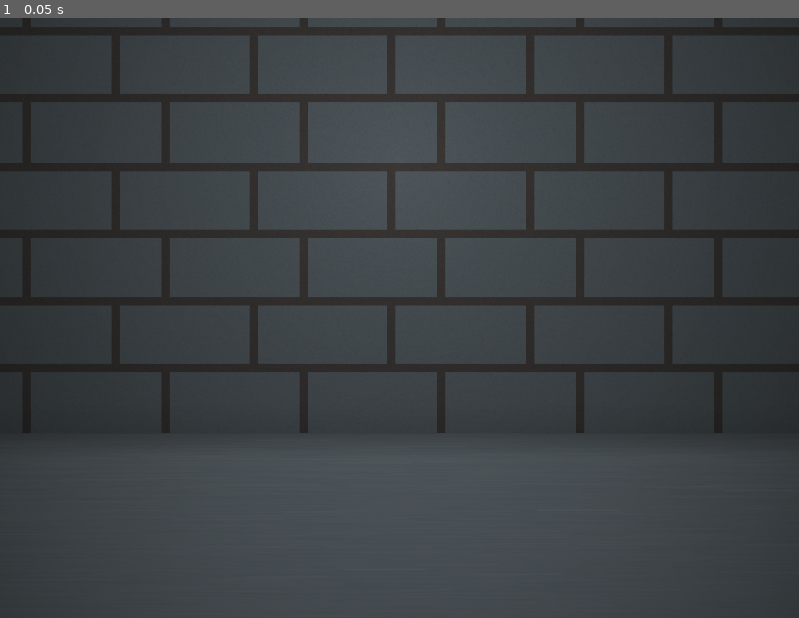
Above: before the commit, frame 1.
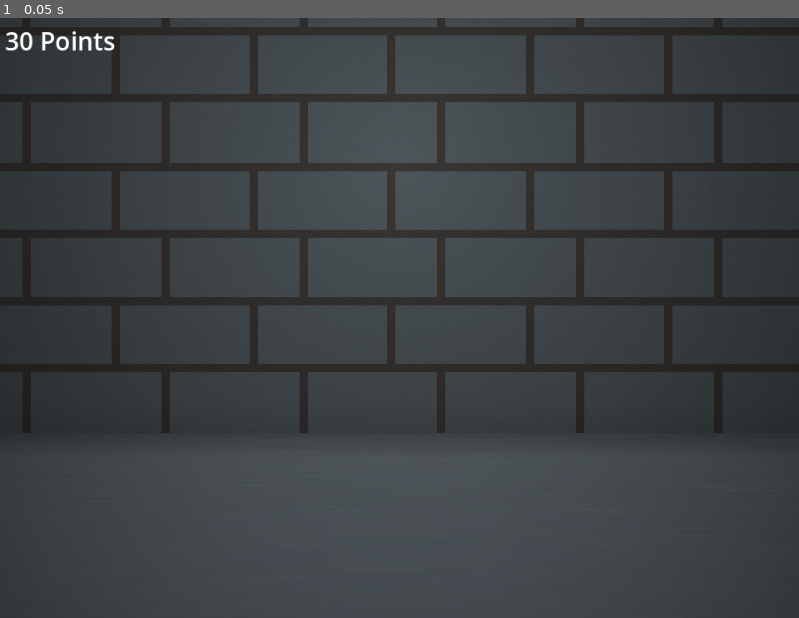
Above: after the commit, the same moment.

Repository: DasParijat/Das-GameJamSpring2025
Game: Godot game, scene res://Game Scenes/game.tscn
Same seed, same stepped clock (60 frames per second), same inputs: the game is played once before the commit and once after it.
Inputs:
- Up to frame 1 (0.05 s): no input

The runs differ from the first frame. In frame 1, 0.2% of the frame differs, in the area x 0-15%, y 2-6%.

Commit message:
Putting global stuff in Game

Diff:
--- a/Game Scenes/door.gd
+++ b/Game Scenes/door.gd
@@ -25,7 +25,7 @@
 			cost.text = ""
 		else:
 			return
-	GRH.emit_signal("door_entered")
+	GRH.emit_signal("door_entered", door)
 
 func _on_door_entered() -> void:
 	button.disabled = true
--- a/Game Scenes/game.gd
+++ b/Game Scenes/game.gd
@@ -12,10 +12,15 @@
 ]
 
 func _ready() -> void:
+	GRH.connect("door_entered", Callable(self, "_on_door_entered"))
 	randomize()
 
 	generate_rooms(8)
 	generate_doors()
+
+	GRH.points = 100
+
+	cur_room = rooms_array[0]
 
 func generate_rooms(num_of_rooms : int = 10) -> void:
 	if num_of_rooms < 5 or num_of_rooms > 26:
@@ -76,3 +81,7 @@
 		if (door.room1 == room2 and door.room2 == room1) or (door.room1 == room1 and door.room2 == room2):
 			return true
 	return false
+
+func _on_door_entered(door) -> void:
+	pass
+	# handle transition here
--- a/Game Scenes/game.tscn
+++ b/Game Scenes/game.tscn
@@ -1,8 +1,15 @@
-[gd_scene load_steps=4 format=3 uid="uid://dktjfoar41ceu"]
+[gd_scene load_steps=6 format=3 uid="uid://dktjfoar41ceu"]
 
 [ext_resource type="Texture2D" uid="uid://bxr5f1evya50u" path="res://Assets/Images/DungeonRoomBackground.png" id="1_k8ln2"]
 [ext_resource type="Script" path="res://Game Scenes/game.gd" id="1_v2p7b"]
 [ext_resource type="Texture2D" uid="uid://bgulib037v3af" path="res://Assets/Images/DungeonRoomLightOverlay.png" id="2_37ubt"]
+
+[sub_resource type="SystemFont" id="SystemFont_ho0eh"]
+font_names = PackedStringArray("Bodoni MT")
+
+[sub_resource type="LabelSettings" id="LabelSettings_nm3xk"]
+font = SubResource("SystemFont_ho0eh")
+font_size = 30
 
 [node name="Game" type="Node2D"]
 script = ExtResource("1_v2p7b")
@@ -29,3 +36,11 @@
 offset_right = 480.0
 offset_bottom = 360.0
 texture = ExtResource("2_37ubt")
+
+[node name="Points" type="Label" parent="."]
+offset_left = -474.0
+offset_top = -354.0
+offset_right = -357.0
+offset_bottom = -317.0
+text = "30 Points"
+label_settings = SubResource("LabelSettings_nm3xk")
